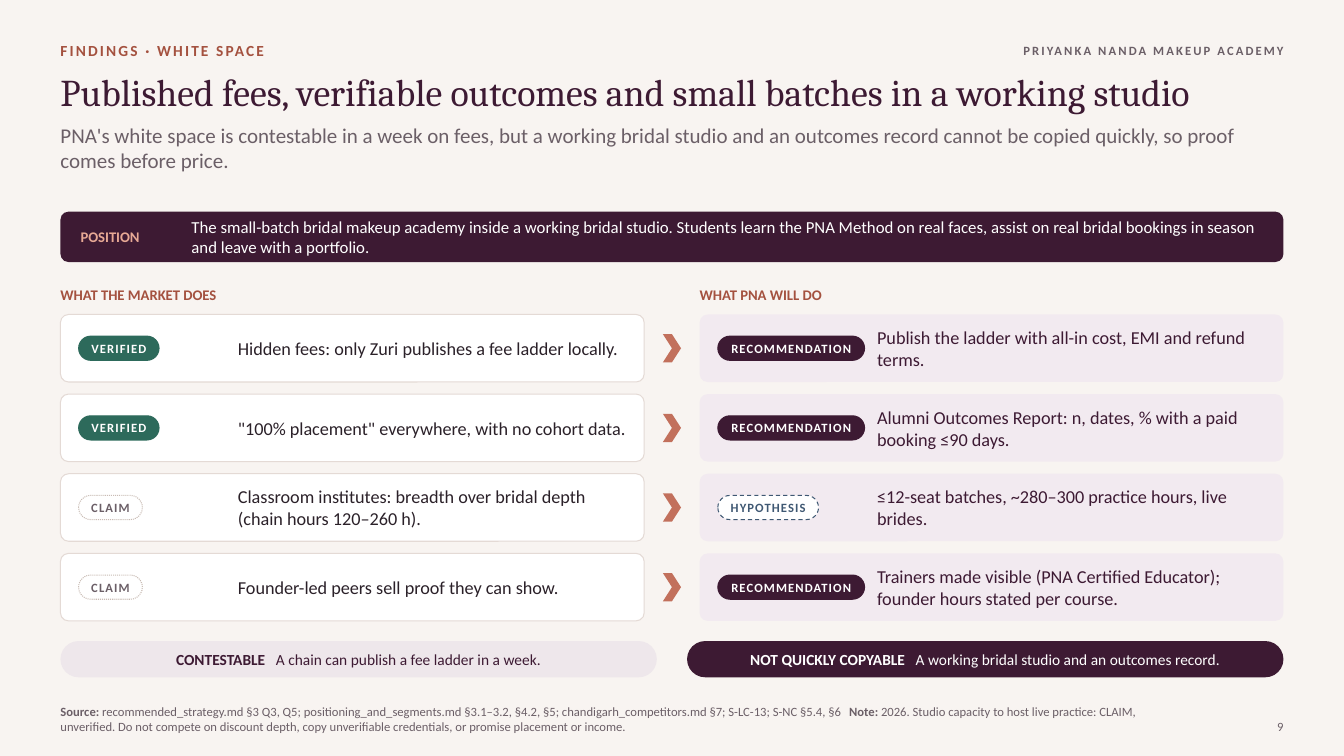
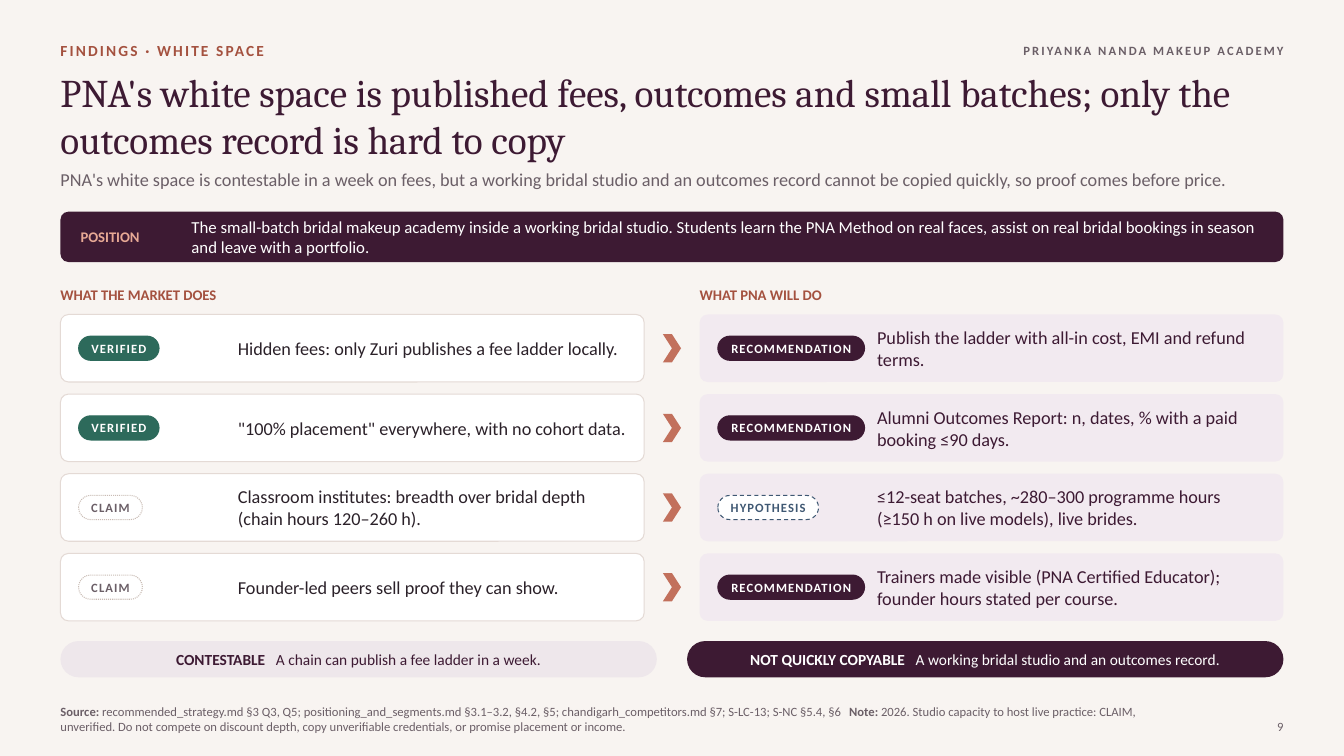
Before and after one commit to ravishchaaubey/apna-demo, a slide deck: slide 9 of priyanka_nanda_academy/final/Priyanka_Nanda_Academy_Growth_Strategy.pptx. Drawn at 1344x756 pixels with LibreOffice and Linux fonts; fonts in the diff are those of the drawing. Boxes give left, top, right and bottom in pixels: in the first picture for what was removed or moved away, otherwise in the second. Text is boxed around its words. In the diff, an @@ line names an element or a change of style, - is before the commit and + after.

```diff
--- a/priyanka_nanda_academy/final/Priyanka_Nanda_Academy_Growth_Strategy.pptx
+++ b/priyanka_nanda_academy/final/Priyanka_Nanda_Academy_Growth_Strategy.pptx
@@ title at box(60, 79, 1231, 163): text changed; size 27 to 28 pt @@
-Published fees, verifiable outcomes and small batches in a working studio
+PNA's white space is published fees, outcomes and small batches; only the outcomes record is hard to copy
@@ text "PNA's white space is contestable ...": place and size @@
-text "PNA's white space is contestable ..." at box(60, 128, 1234, 172)
+text "PNA's white space is contestable ..." at box(60, 173, 1225, 189)
@@ text "PNA's white space is contestable ..." at box(60, 173, 1225, 189): size 15 to 13 pt @@
@@ text at box(877, 490, 1221, 528): text changed @@
-≤12-seat batches, ~280–300 practice hours, live brides.
+≤12-seat batches, ~280–300 programme hours (≥150 h on live models), live brides.
```
Also in this commit, not shown: 28 other slides changed, 7 other files.
